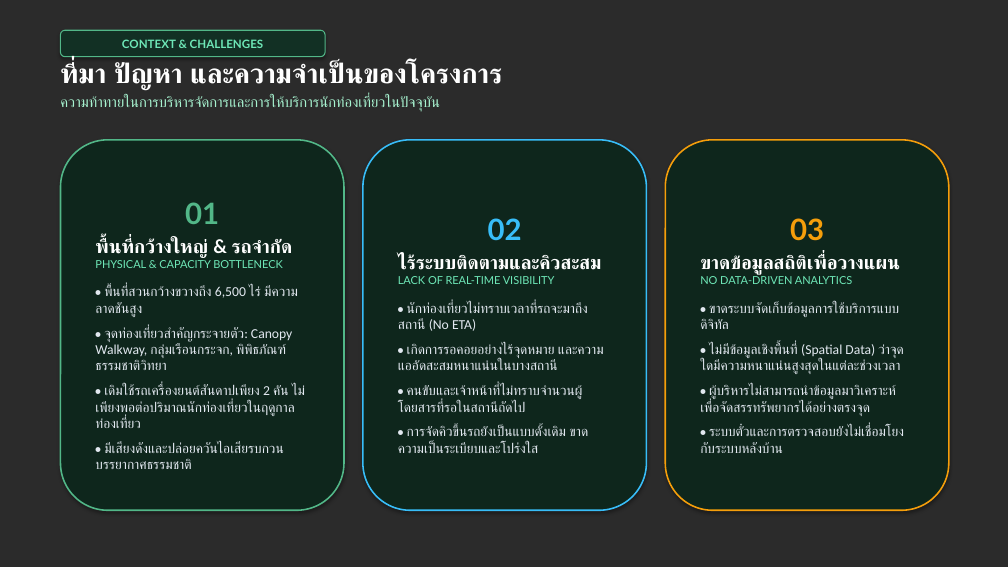
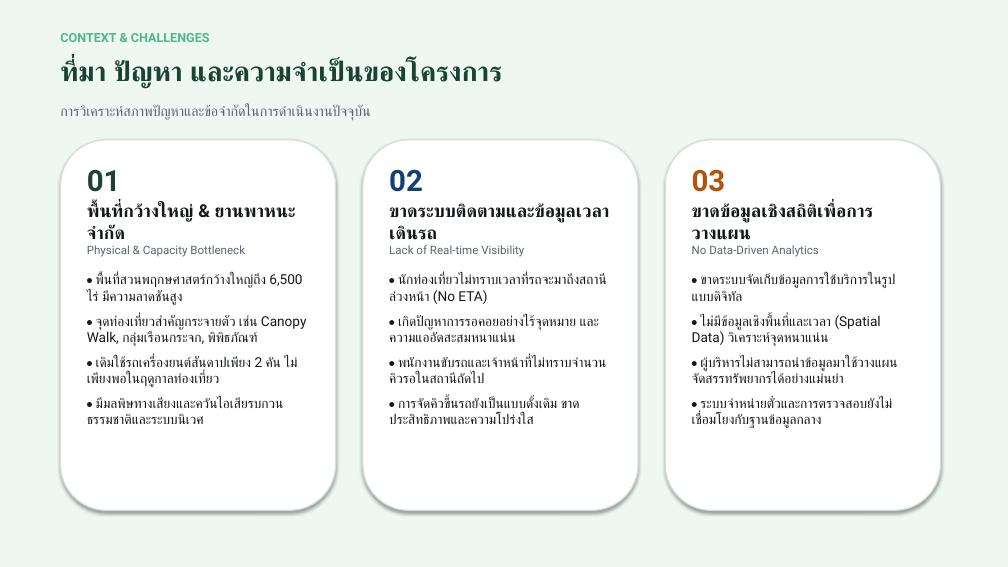
Before and after one commit to KongKwanHBD/qsbg-smart-tour-presentation, a slide deck: slide 2 of qsbg_smart_tour_presentation.pptx. Drawn at 1008x567 pixels with LibreOffice and Linux fonts; fonts in the diff are those of the drawing; background and template pictures are left out; a plain dark background stands for a picture behind light text. Boxes give left, top, right and bottom in pixels: in the first picture for what was removed or moved away, otherwise in the second. Text is boxed around its words. In the diff, an @@ line names an element or a change of style, - is before the commit and + after.

```diff
--- a/qsbg_smart_tour_presentation.pptx
+++ b/qsbg_smart_tour_presentation.pptx
@@ background picture (left out) to #EEF7F2 @@
@@ text "CONTEXT & CHALLENGES" moved from (x1=60, y1=30, x2=325, y2=57) to (x1=60, y1=33, x2=210, y2=42) @@
@@ text "CONTEXT & CHALLENGES" at (x1=60, y1=33, x2=210, y2=42): size 11 to 12 pt, font Lato to Roboto, text colour #6EE7B7 to #52B788; alignment centre to left; vertical alignment middle to top; fill #123024 to none; outline #52B788 1 pt to none; shadow off @@
@@ text added at (x1=60, y1=60, x2=502, y2=89), 26 pt, text #1B4332, bold @@
+ที่มา ปัญหา และความจำเป็นของโครงการ
@@ text at (x1=60, y1=104, x2=370, y2=120): text changed; size 14 to 13.5 pt; font Calibri to Roboto; text colour #A7F3D0 to #5A646E @@
-ที่มา ปัญหา และความจำเป็นของโครงการ
-ความท้าทายในการบริหารจัดการและการให้บริการนักท่องเที่ยวในปัจจุบัน
+การวิเคราะห์สภาพปัญหาและข้อจำกัดในการดำเนินงานปัจจุบัน
@@ rounded rectangle resized from (x1=60, y1=140, x2=344, y2=510) to (x1=60, y1=140, x2=336, y2=510) @@
@@ rounded rectangle at (x1=60, y1=140, x2=336, y2=510): fill #0E261C to #FFFFFF; outline #52B788 1.5 pt to #D2E1DA 1.2 pt @@
@@ rounded rectangle added at (x1=363, y1=140, x2=638, y2=510), fill #FFFFFF, outline #D2E1DA 1.2 pt @@
@@ rounded rectangle added at (x1=665, y1=140, x2=941, y2=510), fill #FFFFFF, outline #D2E1DA 1.2 pt @@
@@ text added at (x1=87, y1=170, x2=307, y2=424), 13 pt, text #14181B @@
+01
+พื้นที่กว้างใหญ่ & ยานพาหนะจำกัด
+Physical & Capacity Bottleneck
+• พื้นที่สวนพฤกษศาสตร์กว้างใหญ่ถึง 6,500 ไร่ มีความลาดชันสูง
+• จุดท่องเที่ยวสำคัญกระจายตัว เช่น Canopy Walk, กลุ่มเรือนกระจก, พิพิธภัณฑ์
+• เดิมใช้รถเครื่องยนต์สันดาปเพียง 2 คัน ไม่เพียงพอในฤดูกาลท่องเที่ยว
+• มีมลพิษทางเสียงและควันไอเสียรบกวนธรรมชาติและระบบนิเวศ
@@ text "02" moved from (x1=363, y1=140, x2=647, y2=510) to (x1=389, y1=169, x2=609, y2=424) @@
@@ text "02" at (x1=389, y1=169, x2=609, y2=424): vertical alignment middle to top; fill #0E261C to none; outline #38BDF8 1.5 pt to none; shadow off @@
@@ text at (x1=389, y1=169, x2=423, y2=192): font Lato to Roboto, text colour #38BDF8 to #134074 in "02"; alignment centre to left; less space between paragraphs @@
@@ text "03" moved from (x1=665, y1=140, x2=949, y2=510) to (x1=692, y1=169, x2=897, y2=428) @@
@@ text "03" at (x1=692, y1=169, x2=897, y2=428): vertical alignment middle to top; fill #0E261C to none; outline #F59E0B 1.5 pt to none; shadow off @@
@@ text at (x1=692, y1=169, x2=726, y2=192): font Lato to Roboto, text colour #F59E0B to #B45309 in "03"; alignment centre to left; less space between paragraphs @@
@@ text in rounded rectangle at (x1=95, y1=202, x2=305, y2=453): text removed @@
-01
-พื้นที่กว้างใหญ่ & รถจำกัด
-PHYSICAL & CAPACITY BOTTLENECK
-• พื้นที่สวนกว้างขวางถึง 6,500 ไร่ มีความลาดชันสูง
-• จุดท่องเที่ยวสำคัญกระจายตัว: Canopy Walkway, กลุ่มเรือนกระจก, พิพิธภัณฑ์ธรรมชาติวิทยา
-• เดิมใช้รถเครื่องยนต์สันดาปเพียง 2 คัน ไม่เพียงพอต่อปริมาณนักท่องเที่ยวในฤดูกาลท่องเที่ยว
-• มีเสียงดังและปล่อยควันไอเสียรบกวนบรรยากาศธรรมชาติ
@@ text at (x1=389, y1=204, x2=609, y2=424): text changed; font Calibri to Roboto; text colour #E2E8F0 to #14181B @@
-ไร้ระบบติดตามและคิวสะสม
-LACK OF REAL-TIME VISIBILITY
-• นักท่องเที่ยวไม่ทราบเวลาที่รถจะมาถึงสถานี (No ETA)
-• เกิดการรอคอยอย่างไร้จุดหมาย และความแออัดสะสมหนาแน่นในบางสถานี
-• คนขับและเจ้าหน้าที่ไม่ทราบจำนวนผู้โดยสารที่รอในสถานีถัดไป
-• การจัดคิวขึ้นรถยังเป็นแบบดั้งเดิม ขาดความเป็นระเบียบและโปร่งใส
+ขาดระบบติดตามและข้อมูลเวลาเดินรถ
+Lack of Real-time Visibility
+• นักท่องเที่ยวไม่ทราบเวลาที่รถจะมาถึงสถานีล่วงหน้า (No ETA)
+• เกิดปัญหาการรอคอยอย่างไร้จุดหมาย และความแออัดสะสมหนาแน่น
+• พนักงานขับรถและเจ้าหน้าที่ไม่ทราบจำนวนคิวรอในสถานีถัดไป
+• การจัดคิวขึ้นรถยังเป็นแบบดั้งเดิม ขาดประสิทธิภาพและความโปร่งใส
@@ text at (x1=692, y1=204, x2=897, y2=428): text changed; font Calibri to Roboto; text colour #E2E8F0 to #14181B @@
-ขาดข้อมูลสถิติเพื่อวางแผน
-NO DATA-DRIVEN ANALYTICS
-• ขาดระบบจัดเก็บข้อมูลการใช้บริการแบบดิจิทัล
-• ไม่มีข้อมูลเชิงพื้นที่ (Spatial Data) ว่าจุดใดมีความหนาแน่นสูงสุดในแต่ละช่วงเวลา
-• ผู้บริหารไม่สามารถนำข้อมูลมาวิเคราะห์เพื่อจัดสรรทรัพยากรได้อย่างตรงจุด
-• ระบบตั๋วและการตรวจสอบยังไม่เชื่อมโยงกับระบบหลังบ้าน
+ขาดข้อมูลเชิงสถิติเพื่อการวางแผน
+No Data-Driven Analytics
+• ขาดระบบจัดเก็บข้อมูลการใช้บริการในรูปแบบดิจิทัล
+• ไม่มีข้อมูลเชิงพื้นที่และเวลา (Spatial Data) วิเคราะห์จุดหนาแน่น
+• ผู้บริหารไม่สามารถนำข้อมูลมาใช้วางแผนจัดสรรทรัพยากรได้อย่างแม่นยำ
+• ระบบจำหน่ายตั๋วและการตรวจสอบยังไม่เชื่อมโยงกับฐานข้อมูลกลาง
```
Also in this commit, not shown: 6 other slides changed, 6 slides added, 6 slides removed, 3 other files.
